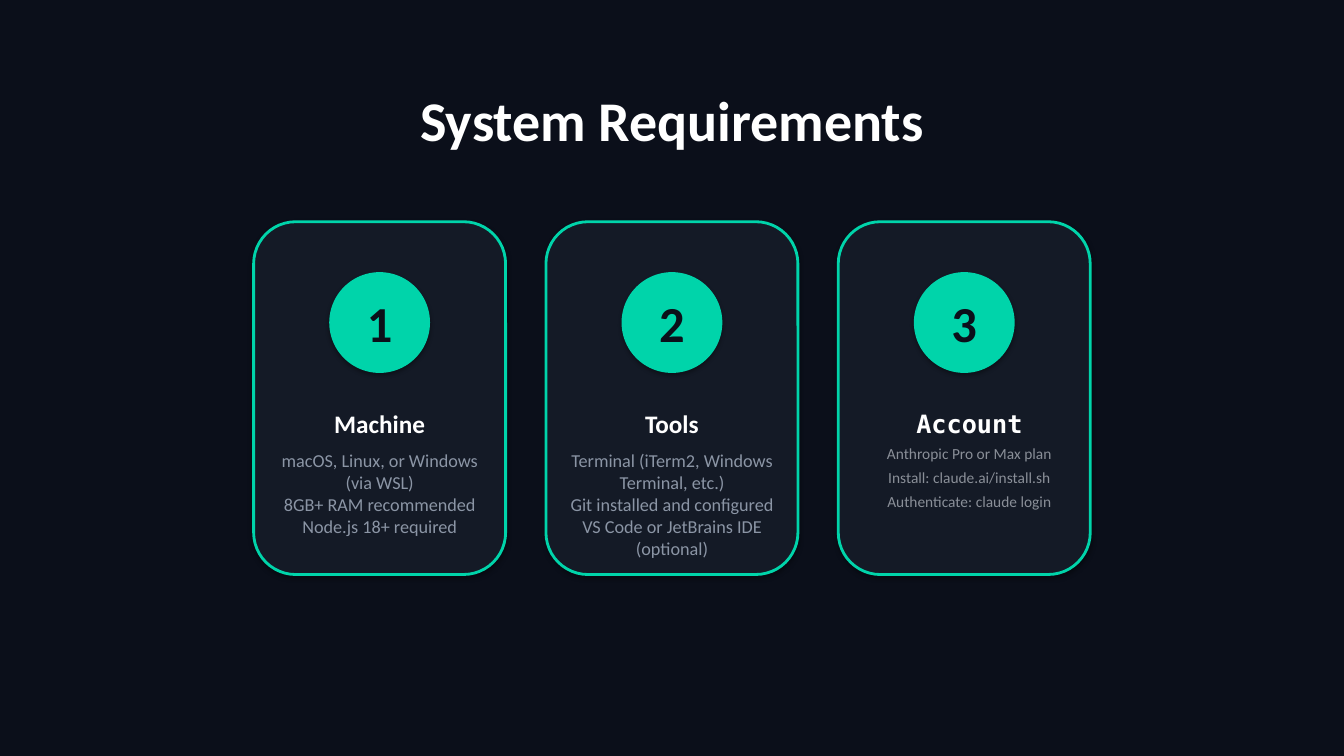
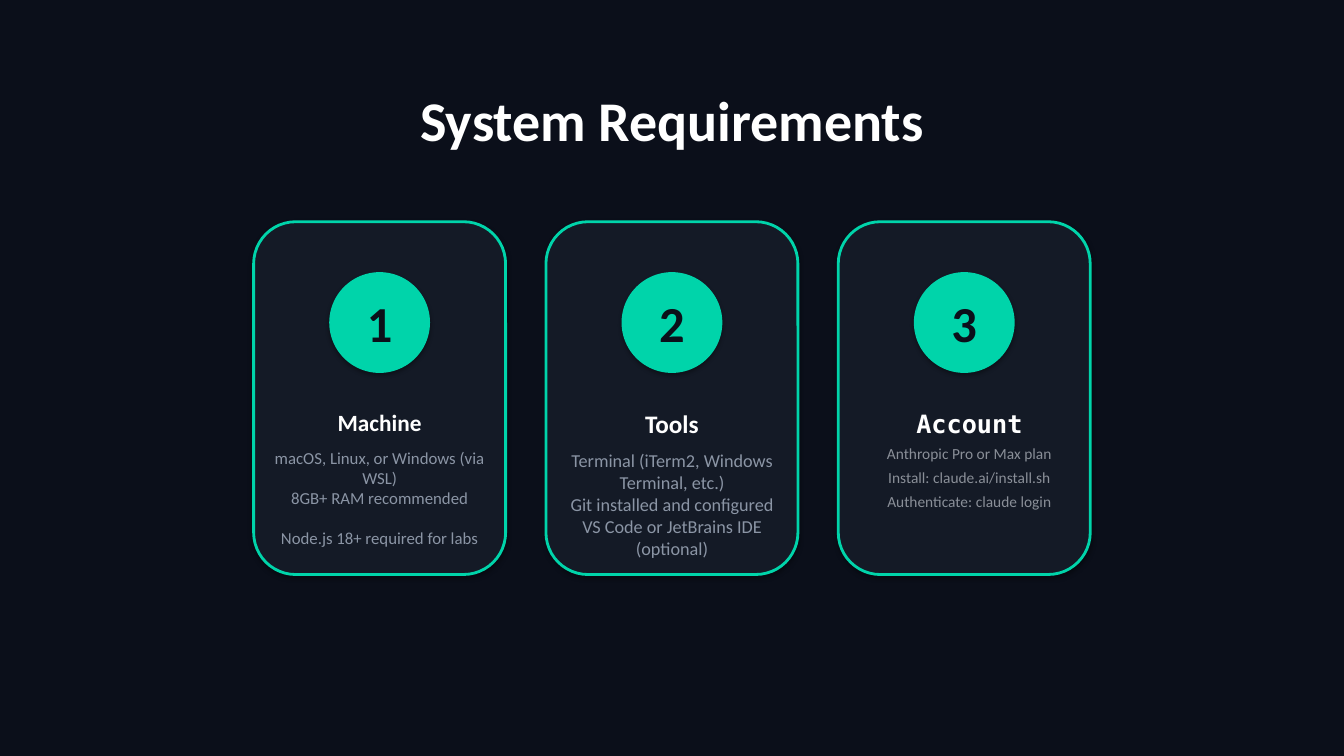
Before and after one commit to scottrhay/AIA-ClaudeCopilot, a slide deck: slide 9 of slides/Day2_Claude_Code_Fundamentals.pptx. Drawn at 1344x756 pixels with LibreOffice and Linux fonts; fonts in the diff are those of the drawing. Boxes give left, top, right and bottom in pixels: in the first picture for what was removed or moved away, otherwise in the second. Text is boxed around its words. In the diff, an @@ line names an element or a change of style, - is before the commit and + after.

```diff
--- a/slides/Day2_Claude_Code_Fundamentals.pptx
+++ b/slides/Day2_Claude_Code_Fundamentals.pptx
@@ text at [338,414,422,431]: size 18 to 16.6 pt in "Machine" @@
@@ text at [275,452,485,547]: text changed; size 13 to 12 pt @@
-macOS, Linux, or Windows (via WSL)
-8GB+ RAM recommended
-Node.js 18+ required
+macOS, Linux, or Windows (via WSL)
+8GB+ RAM recommended
+Node.js 18+ required for labs
```
Also in this commit, not shown: 39 other slides changed, 2 slides added, 18 slides removed, 16 other files.
